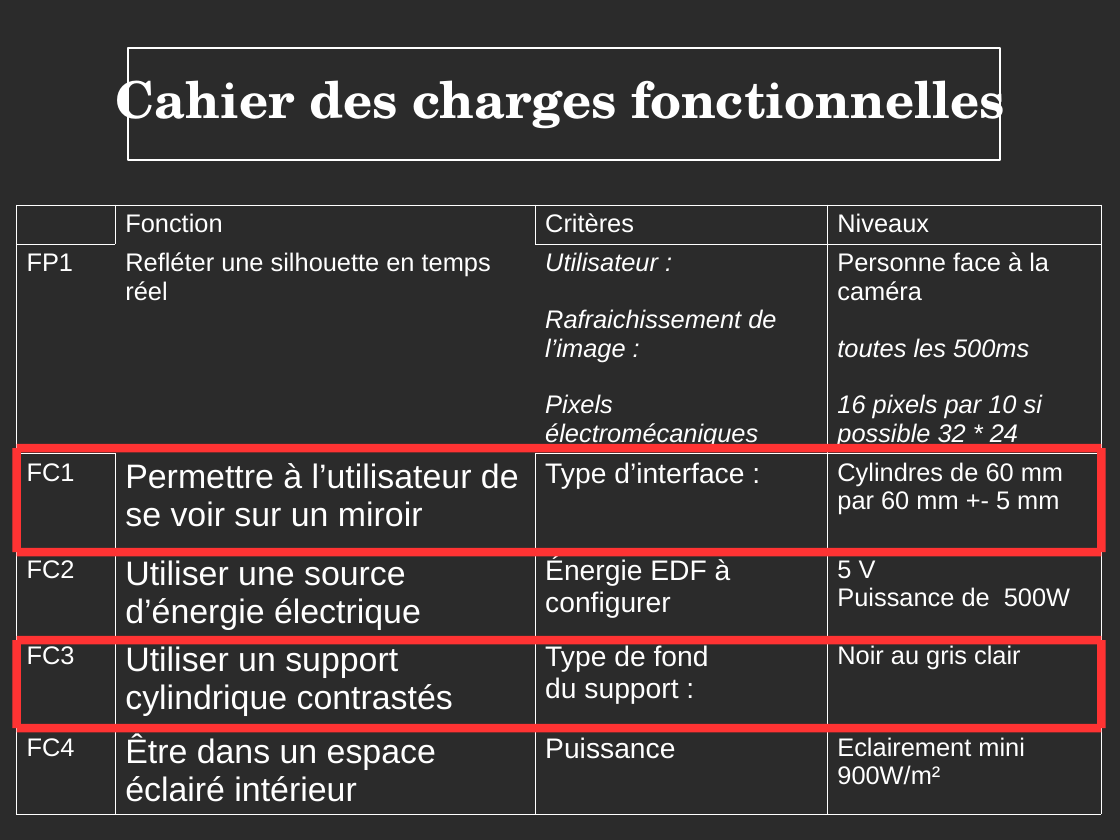
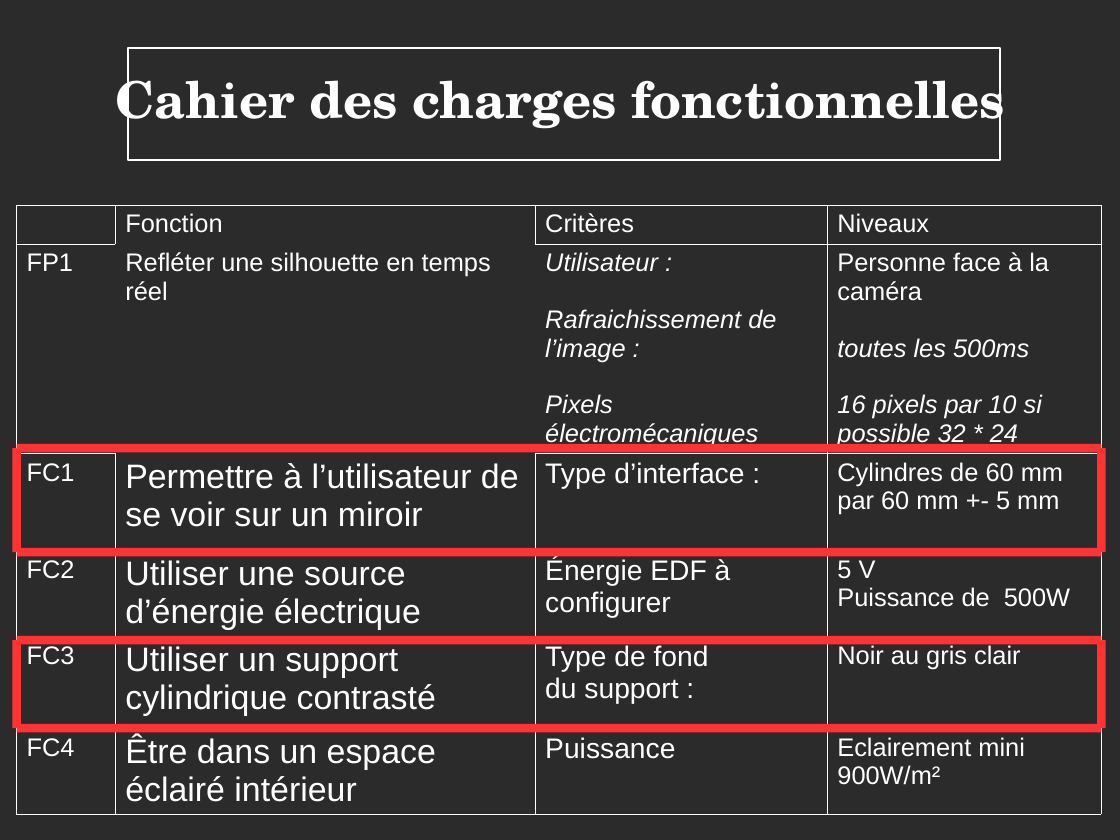
Before and after one commit to julienp17/WaveMirror, a slide deck: slide 4 of presentation/modelisation.odp. Drawn at 1120x840 pixels with LibreOffice and Linux fonts; fonts in the diff are those of the drawing; background and template pictures are left out; a plain dark background stands for a picture behind light text. Boxes give left, top, right and bottom in pixels: in the first picture for what was removed or moved away, otherwise in the second. Text is boxed around its words. In the diff, an @@ line names an element or a change of style, - is before the commit and + after.

```diff
--- a/presentation/modelisation.odp
+++ b/presentation/modelisation.odp
@@ table at [16,204,1102,815] @@
-row 5, column 2: Utiliser un support cylindrique contrastés
+row 5, column 2: Utiliser un support cylindrique contrasté
```
Also in this commit, not shown: 7 other slides changed.
